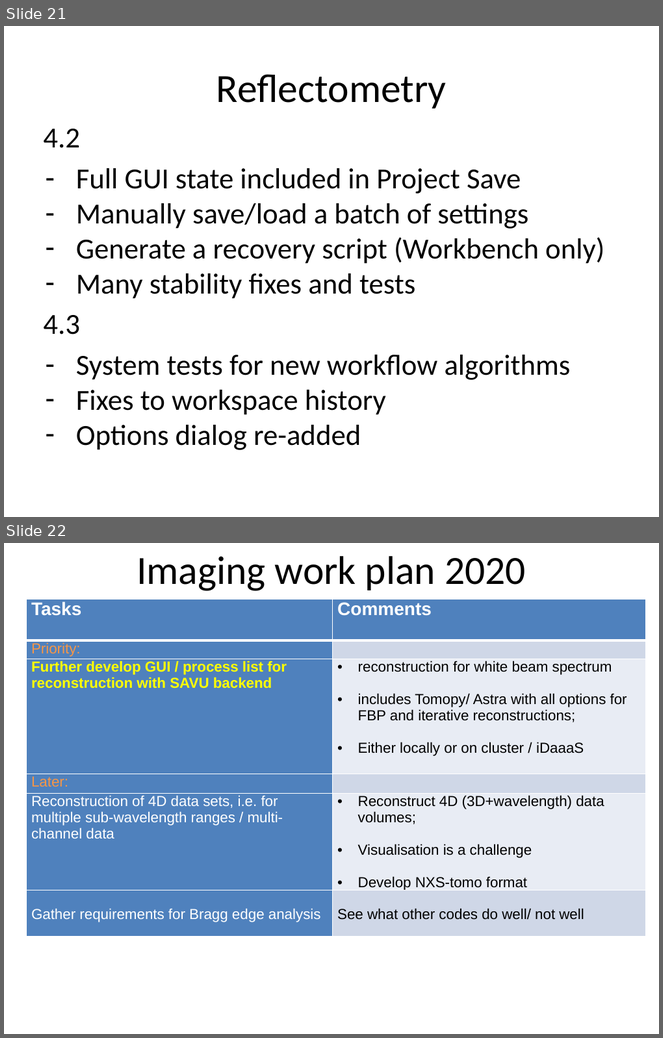
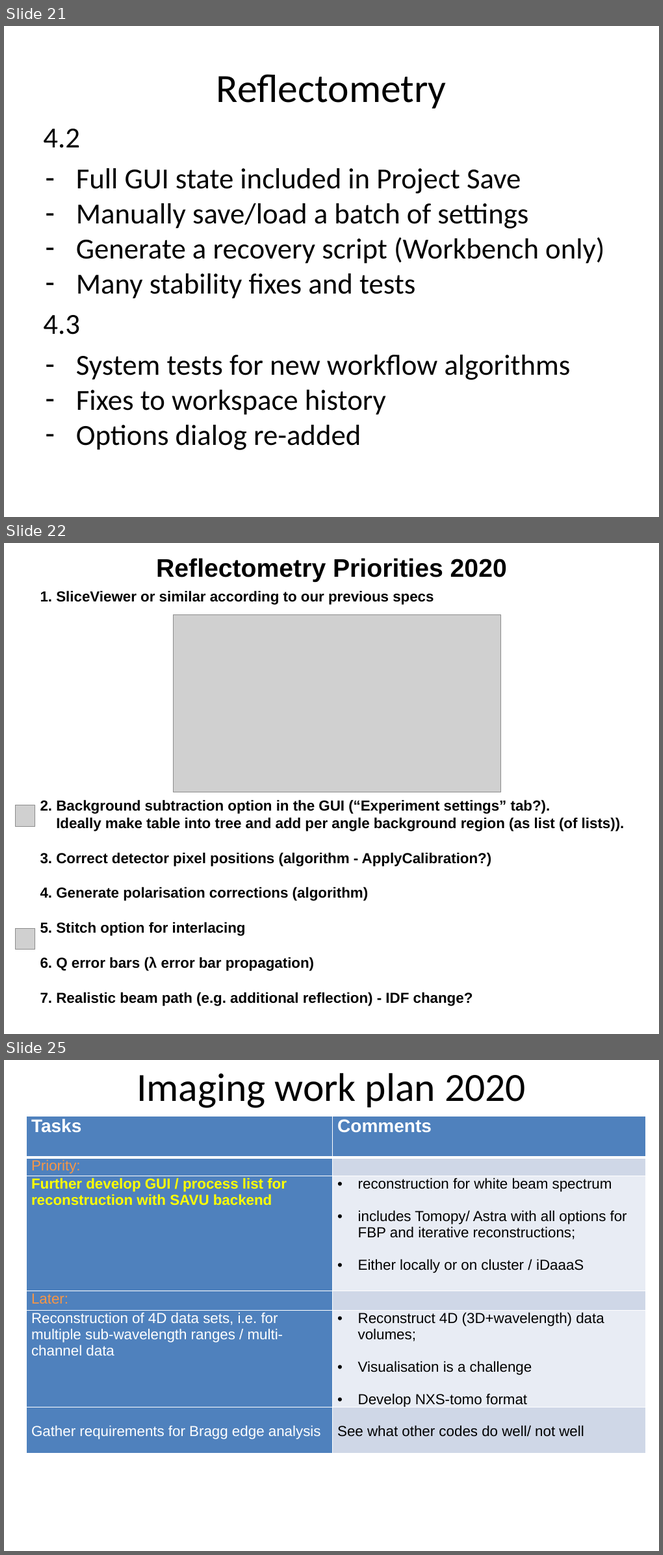
Before and after one commit to mantidproject/documents, a slide deck: Presentations/Scientific Steering Committee/ISIS SSC/Mantid SSC Jan 2020.pptx. Shown one above the other, each under a label of ours: slides 21 and 22 before the commit, slides 21, 22 and 25 after it; the slides between them are not shown. The pictures are 663x1038 and 663x1555 pixels, drawn with LibreOffice and Linux fonts; fonts in the diff are those of the drawing; grey boxes stand for pictures. Boxes give left, top, right and bottom in pixels: in the first picture for what was removed or moved away, otherwise in the second. Text is boxed around its words. In the diff, an @@ line names an element or a change of style, - is before the commit and + after.

```diff
--- a/Presentations/Scientific Steering Committee/ISIS SSC/Mantid SSC Jan 2020.pptx
+++ b/Presentations/Scientific Steering Committee/ISIS SSC/Mantid SSC Jan 2020.pptx
@@ slide 22 added at (4, 543, 659, 1034), background #FFFFFF @@
@@ text added at (156, 558, 507, 582), 28 pt, text #000000, bold @@
+Reflectometry Priorities 2020
@@ text added at (40, 590, 625, 1006), 16 pt, text #000000, bold @@
+1. SliceViewer or similar according to our previous specs
+2. Background subtraction option in the GUI (“Experiment settings” tab?).
+Ideally make table into tree and add per angle background region (as list (of lists)).
+3. Correct detector pixel positions (algorithm - ApplyCalibration?)
+4. Generate polarisation corrections (algorithm)
+5. Stitch option for interlacing
+6. Q error bars (λ error bar propagation)
+7. Realistic beam path (e.g. additional reflection) - IDF change?
@@ picture added at (173, 615, 501, 792) @@
@@ picture added at (15, 806, 35, 826) @@
@@ picture added at (15, 928, 35, 949) @@
@@ what was slide 22 is now slide 25 @@
```
Also in this commit, not shown: 2 other slides added.
